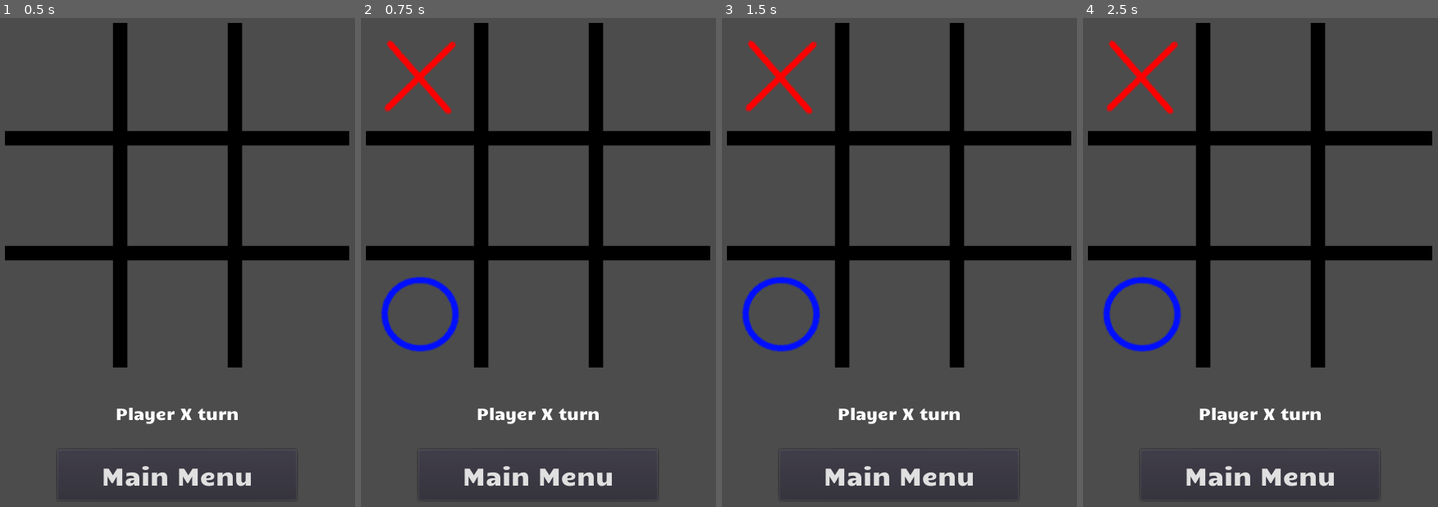
Above: before the commit, frames 1-4 (left to right).
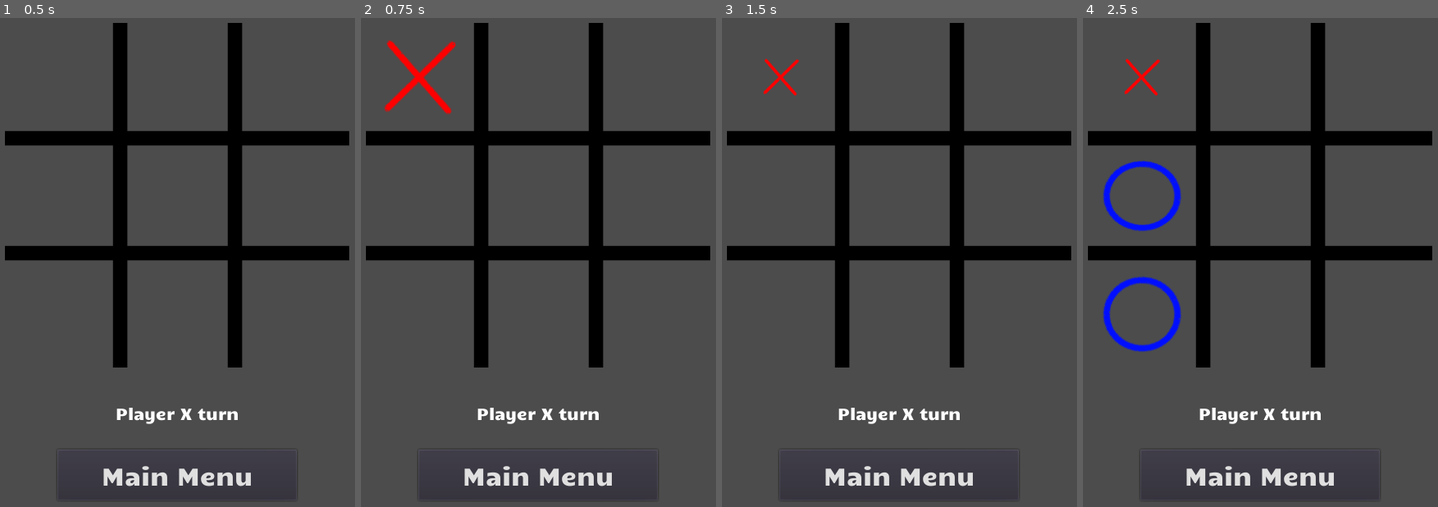
Above: after the commit, the same moments.

Repository: edd34/TicTacToe_Godot
Game: Godot game, scene res://Scenes/OnePlayer.tscn
Two runs of this game, one before a commit and one after it. Both use one fixed random seed, a clock stepped at 60 frames per second and the inputs below. This scene is started directly instead of the project's main scene.
Inputs (mouse positions are in pixels of both pictures, inside the frame that each line leads up to):
- Up to frame 1 (0.5 s): no input
- Up to frame 2 (0.75 s): click (421, 76) at 0.52 s
- Up to frame 3 (1.5 s): click (782, 76) at 1.27 s
- Up to frame 4 (2.5 s): click (1143, 76) at 2.02 s

Frame 1 is identical in both runs. In frame 2, 0.9% of the frame differs, in the area x 5-28%, y 52-69%; in frame 3, 1.6%, in the area x 5-28%, y 4-69%; in frame 4, 1.5%.

Commit message:
detect draw

Diff:
--- a/Scripts/button/button_1P.gd
+++ b/Scripts/button/button_1P.gd
@@ -5,6 +5,9 @@
 onready var label = get_tree().get_root().get_node("Node/UI/Info/Label")
 onready var PlayCross_node = get_tree().get_root().get_node("Node/SFX/PlayCross")
 onready var PlayCircle_node = get_tree().get_root().get_node("Node/SFX/PlayCircle")
+onready var PlayWin_node = get_tree().get_root().get_node("Node/SFX/Win")
+onready var PlayLose_node = get_tree().get_root().get_node("Node/SFX/Lose")
+onready var PlayDraw_node = get_tree().get_root().get_node("Node/SFX/Lose")
 
 func _ready():
 	pass
@@ -14,12 +17,41 @@
 		!board.isCellValueAlreadySet(parent_node)):
 			if board.is_player_currentTurn == board.Player.X :
 				get_node("../Sprite").setSprite_X()
+				PlayCircle_node.play()
+				var t = Timer.new()
+				t.set_wait_time(1)
+				t.set_one_shot(true)
+				self.add_child(t)
+				t.start()
+				yield(t, "timeout")
+				t.queue_free()
 			elif board.is_player_currentTurn == board.Player.O :
 				get_node("../Sprite").setSprite_O()
+				PlayCircle_node.play()
 			board.mark(parent_node)
 
-	if(board.state == board.GameState.FINISHED):
+	if board.return_available_move().size() == 0 :
+		board.state = board.GameState.FINISHED
+		label.text = "Draw"
+		PlayDraw_node.play()
+		print("Draw")
+	elif board.state == board.GameState.FINISHED :
 		label.text = "Winner is "+board.getWinner()+" !"
+
+		match board.getWinner():
+			"X":
+				PlayWin_node.play()
+				pass
+
+			"O":
+				PlayLose_node.play()
+				pass
+
+			-1:
+				label.text = "Draw"
+				print("null")
+				pass
+
 		pass
 	else:
 		match board.is_player_currentTurn :
